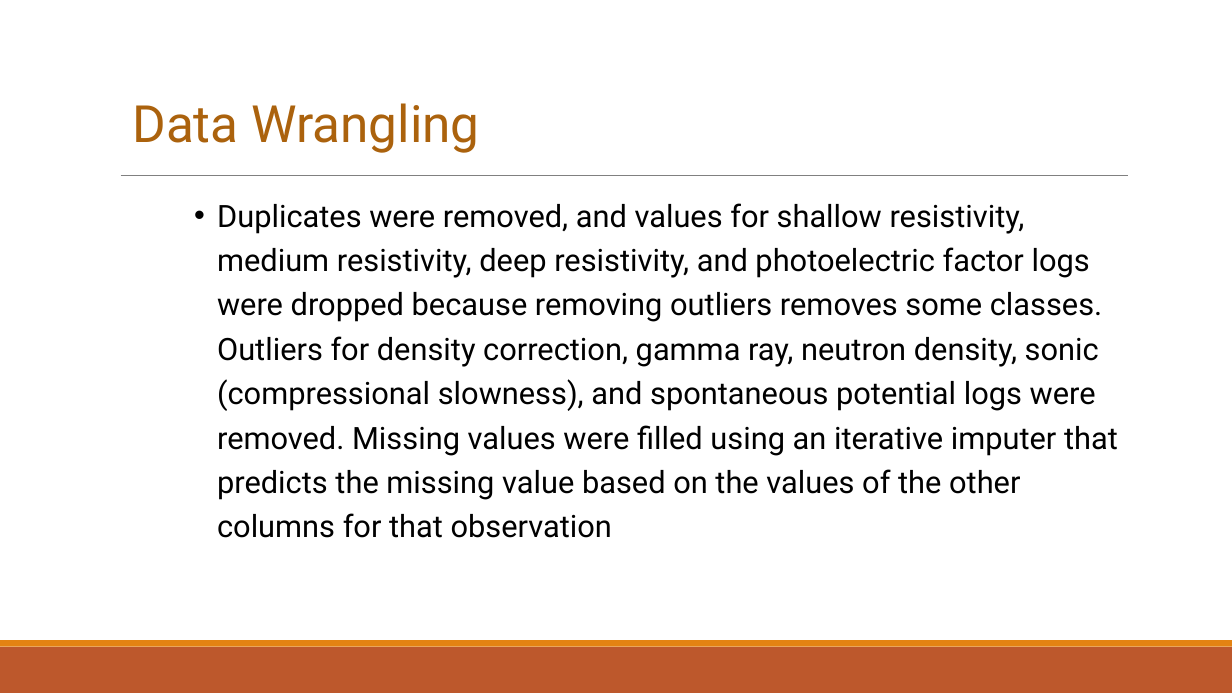
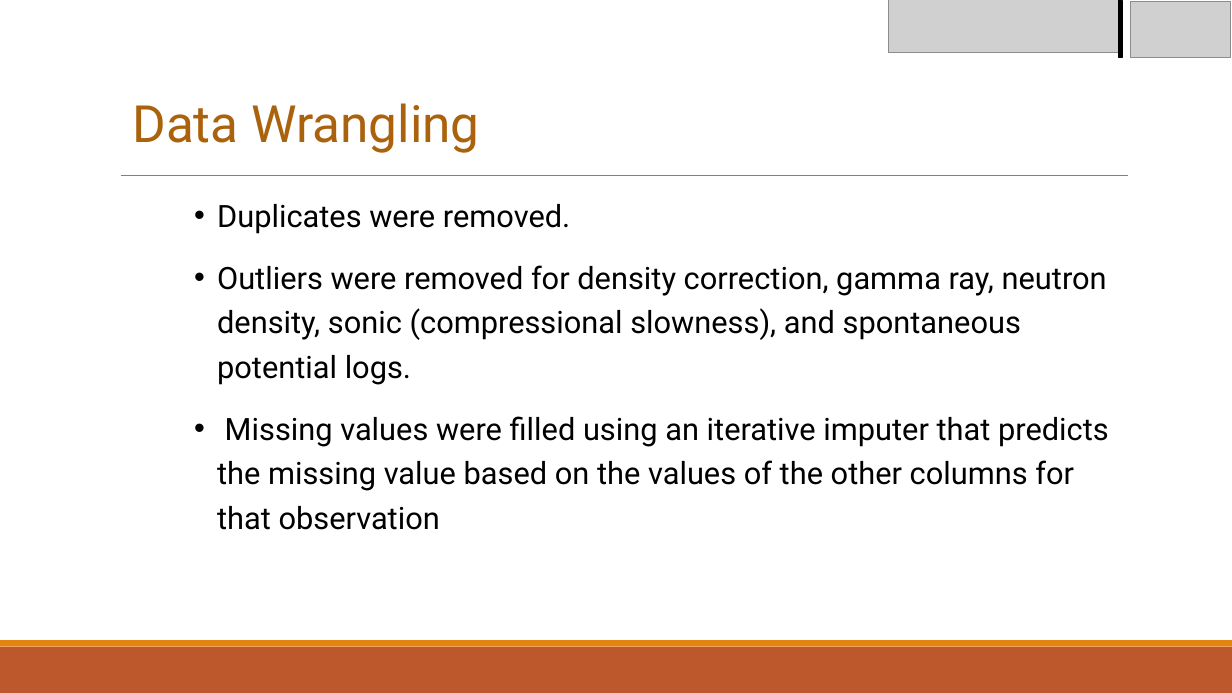
Before and after one commit to OvieIboyitie/Predicting-rock-Lithology-using-Machine-learning, a slide deck: slide 6 of Predicting rock lithology using machine learning updated.pptx. Drawn at 1232x693 pixels with LibreOffice and Linux fonts; fonts in the diff are those of the drawing; grey boxes stand for pictures. Boxes give left, top, right and bottom in pixels: in the first picture for what was removed or moved away, otherwise in the second. Text is boxed around its words. In the diff, an @@ line names an element or a change of style, - is before the commit and + after.

```diff
--- a/Predicting rock lithology using machine learning updated.pptx
+++ b/Predicting rock lithology using machine learning updated.pptx
@@ picture added at (888,0,1120,53) @@
@@ rectangle added at (1118,0,1122,57), fill #000000, outline #000000 1.25 pt @@
@@ picture added at (1131,2,1230,58) @@
@@ text at (217,204,1109,530): text changed @@
-  • Duplicates were removed, and values for shallow resistivity, medium resistivity, deep resistivity, and photoelectric factor logs were dropped because removing outliers removes some classes. Outliers for density correction, gamma ray, neutron density, sonic (compressional slowness), and spontaneous potential logs were removed. Missing values were filled using an iterative imputer that predicts the missing value based on the values of the other columns for that observation
+  • Duplicates were removed.
+  • Outliers were removed for density correction, gamma ray, neutron density, sonic (compressional slowness), and spontaneous potential logs.
+  • Missing values were filled using an iterative imputer that predicts the missing value based on the values of the other columns for that observation
```
Also in this commit, not shown: 8 other slides changed, 4 slides added, 5 slides removed.
